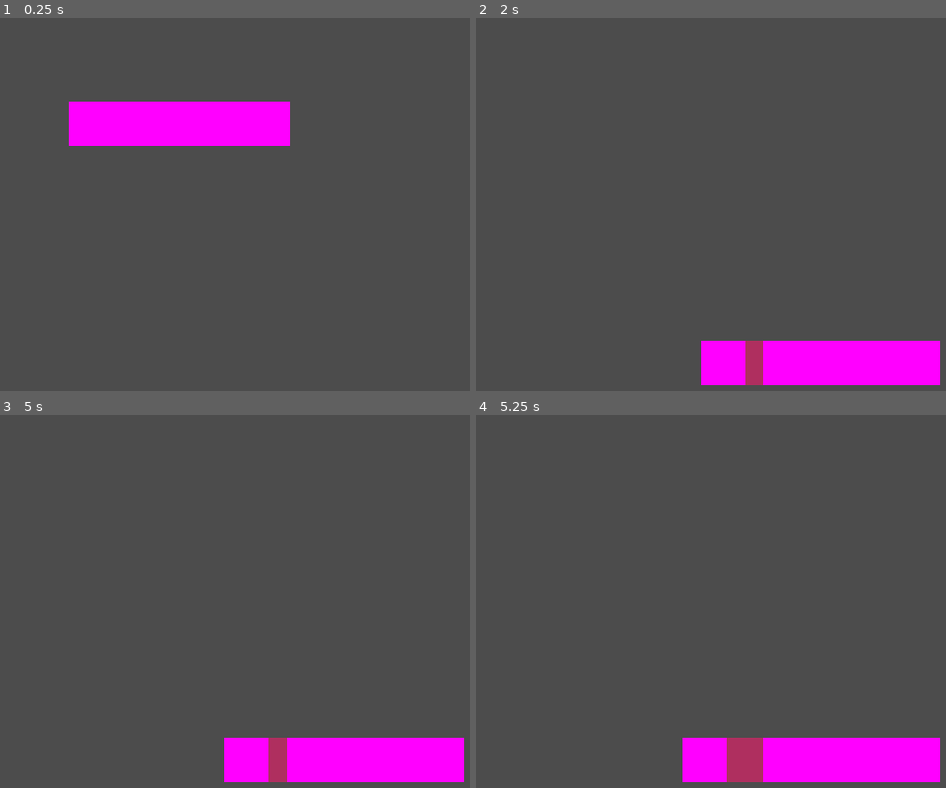
Above: before the commit, frames 1-4 (two rows, left to right).
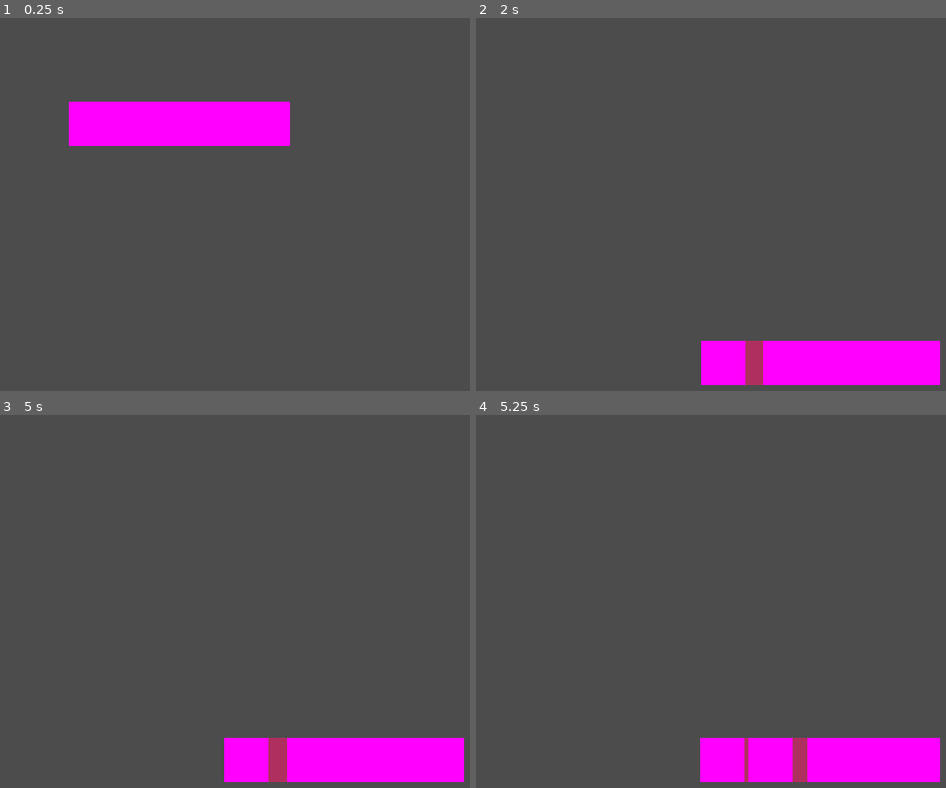
Above: after the commit, the same moments.

Repository: RaccoonHandsProductions/CanningSeason
Game: Godot game, scene res://PrepStation/Carrot/carrot_test.tscn
Two runs of this game, one before a commit and one after it. Both use one fixed random seed, a clock stepped at 60 frames per second and the inputs below. This scene is started directly instead of the project's main scene.
Inputs (mouse positions are in pixels of both pictures, inside the frame that each line leads up to):
- Up to frame 1 (0.25 s): no input
- Up to frame 2 (2 s): tap Enter at 0.5 s; drag from (654, 122) to (494, 32) at 0.52 s; tap Space at 1.25 s; drag from (494, 32) to (828, 361) at 1.27 s
- Up to frame 3 (5 s): tap Enter at 2, 3.5 s; move the mouse to (249, 758) at 2.02 s; click (249, 758) at 2.17 s; tap Space at 2.75, 4.25 s; drag from (310, 758) to (155, 586) at 2.77 s; drag from (399, 758) to (18, 429) at 3.52 s; drag from (441, 758) to (18, 429) at 4.27 s
- Up to frame 4 (5.25 s): click (494, 429) at 5.17 s

Frames 1-3 are identical in both runs. In frame 4, 1.6% of the frame differs, in the area x 43-71%, y 86-99%.

Commit message:
Add signals

Diff:
--- a/project/PrepStation/Carrot/Carrot.gd
+++ b/project/PrepStation/Carrot/Carrot.gd
@@ -9,6 +9,7 @@
 
 var _mouse_pos
 
+var _count = 0
 
 func _ready():
 	_is_draggable = true
@@ -47,6 +48,19 @@
 
 
 func _split() -> void:
-	print("hello 2")
-	$CarrotPiece.position.x -= 30
-	$CarrotPiece._split()
+	_count += 1
+
+	if _count == 1:
+		$CarrotPiece.position.x -= 30
+		$CarrotPiece._split()
+		$CarrotPiece._is_frond = true
+	if _count == 2:
+		$CarrotPiece2.position.x -= 25
+		$CarrotPiece2._split()
+	if _count == 3:
+		$CarrotPiece3.position.x -= 20
+		$CarrotPiece3._split()
+	if _count == 4:
+		$CarrotPiece4.position.x -= 15
+		$CarrotPiece4._split()
+		$CarrotPiece5._split()
--- a/project/PrepStation/CarrotPiece/CarrotPiece.gd
+++ b/project/PrepStation/CarrotPiece/CarrotPiece.gd
@@ -36,6 +36,8 @@
 				_is_being_dragged = _event.pressed
 				if _event.pressed == false:
 					emit_signal("dropped")
+					if _is_frond:
+						print("dropped the frond")
 
 		elif _event is InputEventScreenTouch:
 			if _event.pressed and _event.get_index() == 0:
